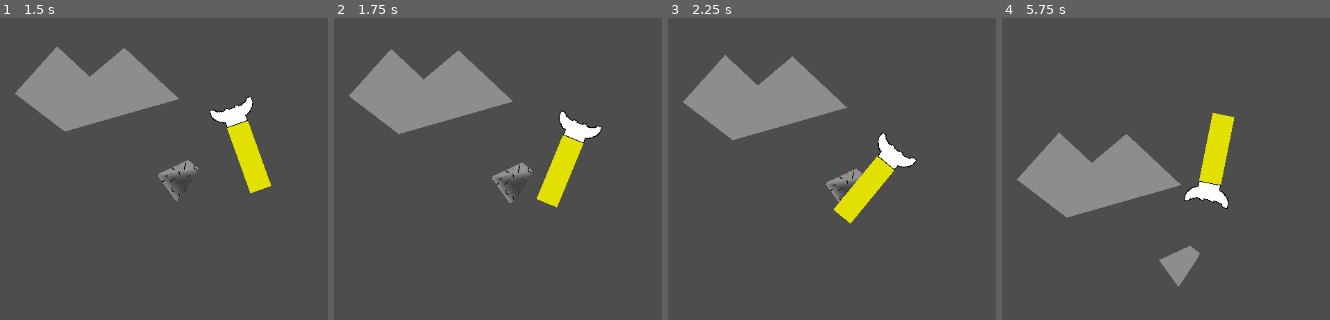
Above: before the commit, frames 1-4 (left to right).
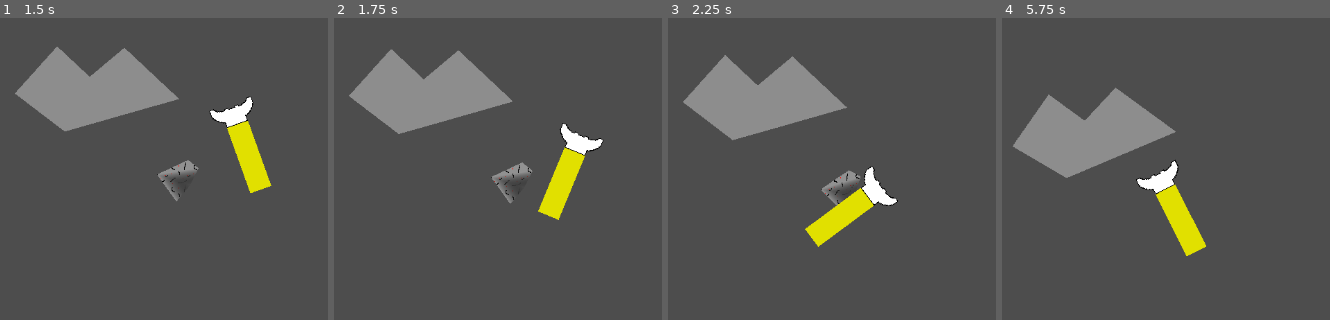
Above: after the commit, the same moments.

Repository: CWmain/SpaceJunkGame
Game: Godot game, scene res://Objects/Test_Scene.tscn
Same seed, same stepped clock (60 frames per second), same inputs: the game is played once before the commit and once after it.
Inputs (mouse positions are in pixels of both pictures, inside the frame that each line leads up to):
- Up to frame 1 (1.5 s): move the mouse to (outside the picture) at 0.52 s; hold S (Stop) 0.53-1.28 s; hold D (TurnRight) from 0.53 s (still down); click (outside the picture) at 0.6 s; tap W (Accelerate) at 0.77, 1.07 s; move the mouse to (180, 220) at 1.27 s; tap S (Stop) at 1.35 s
- Up to frame 2 (1.75 s): keep holding D (TurnRight); tap W (Accelerate) at 1.52, 1.55 s
- Up to frame 3 (2.25 s): tap W (Accelerate) at 1.82 s; move the mouse to (outside the picture) at 2.02 s; release D (TurnRight) at 2.03 s; hold A (TurnLeft) from 2.03 s (still down); hold W (Accelerate) from 2.03 s (still down)
- Up to frame 4 (5.75 s): click (outside the picture) at 2.3 s; move the mouse to (1303, 289) at 2.77 s; release A (TurnLeft) at 2.78 s; release W (Accelerate) at 2.78 s; hold D (TurnRight) 2.78-4.28 s; click (1303, 289) at 2.85 s; tap W (Accelerate) at 3.02, 3.32, 3.77, 3.8, 4.07, 4.52, 4.82 s; tap S (Stop) at 3.05 s; move the mouse to (outside the picture) at 3.52 s; hold S (Stop) 3.53-4.28 s; move the mouse to (1103, 129) at 4.27 s; hold A (TurnLeft) 4.28-5.03 s; click (1103, 129) at 4.35 s; move the mouse to (outside the picture) at 5.02 s; hold D (TurnRight) from 5.03 s (still down); hold S (Stop) from 5.03 s (still down)

Frame 1 is identical in both runs. In frame 2, 2.1% of the frame differs, in the area x 61-83%, y 30-67%; in frame 3, 3.2%; in frame 4, 16%, in the area x 3-72%, y 23-90%.

Commit message:
Updated from player_body to a rigidbody for better physics behaviour with asteroids

Diff:
--- a/Objects/player_rocket/player_rocket.gd
+++ b/Objects/player_rocket/player_rocket.gd
@@ -1,10 +1,11 @@
-extends CharacterBody2D
+extends RigidBody2D
 
 
 const SPEED = 300.0
 const STOP_SPEED = 300.0
 const ROTATION_SPEED = PI/64
 const JUMP_VELOCITY = -100.0
+const THRUST_VELOCITY = Vector2(0,-200)
 
 @onready var cutting_tool = $CuttingTool
 @onready var collision_polygon = $CuttingTool/CollisionPolygon
@@ -25,13 +26,12 @@
 
 	# Handle jump.
 	if Input.is_action_pressed("Accelerate"):
-		velocity.y = JUMP_VELOCITY
-		velocity.x = 0
-		velocity = velocity.rotated(rotation)
+		set_linear_velocity(THRUST_VELOCITY.rotated(rotation))
 
 	if Input.is_action_pressed("Stop"):
-		velocity.x = move_toward(velocity.x, 0, STOP_SPEED)
-		velocity.y = move_toward(velocity.y, 0, STOP_SPEED)
+		linear_velocity.x = move_toward(linear_velocity.x, 0, STOP_SPEED)
+		linear_velocity.y = move_toward(linear_velocity.y, 0, STOP_SPEED)
+		angular_velocity = move_toward(angular_velocity, 0, STOP_SPEED)
 
 	# Get the input direction and handle the movement/deceleration.
 	# As good practice, you should replace UI actions with custom gameplay actions.
@@ -40,8 +40,6 @@
 	if rot:
 		rotate(rot * ROTATION_SPEED)
 
-
-	move_and_slide()
 
 func asteroidCut():
 	for entity in cutting_tool.get_overlapping_bodies():
@@ -58,6 +56,7 @@
 		var intersection = Geometry2D.clip_polygons(toCutPolygon, cutterPolygon)
 
 		#NOTICE: If preformace issues consider object pooling for asteroids
+		#NOTICE: I think my area formula is wrong???
 		for overlapping in intersection:
 			#region Localise Polygon and find its area
 			var leftSide = 0
--- a/Objects/player_rocket/player_rocket.tscn
+++ b/Objects/player_rocket/player_rocket.tscn
@@ -3,16 +3,18 @@
 [ext_resource type="Script" path="res://Objects/player_rocket/player_rocket.gd" id="1_cbxua"]
 [ext_resource type="Texture2D" uid="uid://crjg8kcry5dxr" path="res://Objects/player_rocket/TempRocket.png" id="1_jlamr"]
 
-[sub_resource type="RectangleShape2D" id="RectangleShape2D_78i1v"]
-size = Vector2(64, 32)
+[sub_resource type="CapsuleShape2D" id="CapsuleShape2D_fhkwb"]
+radius = 16.0
+height = 64.0
 
-[node name="PlayerRocket" type="CharacterBody2D"]
-motion_mode = 1
+[node name="PlayerRocket" type="RigidBody2D"]
+gravity_scale = 0.0
 script = ExtResource("1_cbxua")
 
 [node name="CollisionShape2D" type="CollisionShape2D" parent="."]
 position = Vector2(0, 16)
-shape = SubResource("RectangleShape2D_78i1v")
+rotation = 1.57079
+shape = SubResource("CapsuleShape2D_fhkwb")
 
 [node name="TempRocket" type="Sprite2D" parent="."]
 position = Vector2(0, 16)
